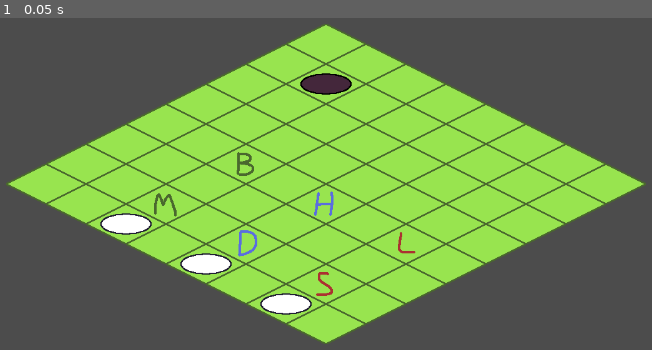
Above: before the commit, frame 1.
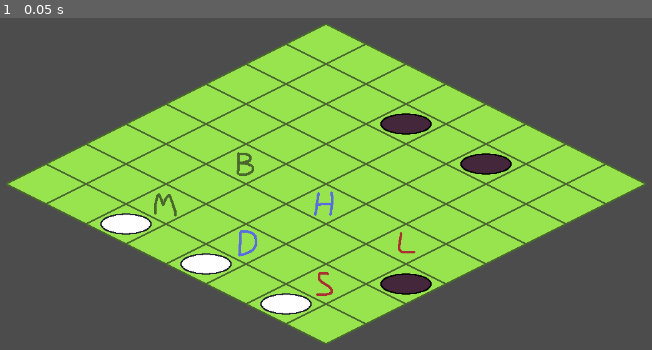
Above: after the commit, the same moment.

Repository: kjh618/gmtk-game-jam-2021
Game: Godot game, scene res://src/level.tscn
Same seed, same stepped clock (60 frames per second), same inputs: the game is played once before the commit and once after it. The project has no main scene, so this scene is started directly.
Inputs:
- Up to frame 1 (0.05 s): no input

The runs differ from the first frame. In frame 1, 1.7% of the frame differs, in the area x 46-79%, y 16-84%.

Commit message:
Add turns

Diff:
--- a/project.godot
+++ b/project.godot
@@ -57,6 +57,11 @@
 "events": [ Object(InputEventKey,"resource_local_to_scene":false,"resource_name":"","device":0,"alt":false,"shift":false,"control":false,"meta":false,"command":false,"pressed":false,"scancode":83,"unicode":0,"echo":false,"script":null)
  ]
 }
+end_turn={
+"deadzone": 0.5,
+"events": [ Object(InputEventKey,"resource_local_to_scene":false,"resource_name":"","device":0,"alt":false,"shift":false,"control":false,"meta":false,"command":false,"pressed":false,"scancode":32,"unicode":0,"echo":false,"script":null)
+ ]
+}
 
 [physics]
 
--- a/src/board.gd
+++ b/src/board.gd
@@ -2,6 +2,8 @@
 
 
 enum ActionType { NOT_SET, MOVE, SKILL }
+
+enum Turn { PLAYER, ENEMY }
 
 
 export var width := 8
@@ -9,9 +11,13 @@
 
 var selected_player: Player = null
 var action_type: int = ActionType.NOT_SET
+var turn: int = Turn.PLAYER
 
 
 func _input(event: InputEvent) -> void:
+    if turn == Turn.ENEMY:
+        return
+
     if event.is_action_released("select"):
         var clicked_board_position: Vector2 = to_board_position(to_local(event.position))
         if !is_in_board(clicked_board_position):
@@ -24,25 +30,34 @@
         elif selected_player != null and action_type != ActionType.NOT_SET:
             match action_type:
                 ActionType.MOVE:
-                    if selected_player.try_move(clicked_board_position) == true:
+                    if selected_player.try_do_action(
+                            Player.ActionType.MOVE,
+                            clicked_board_position) == true:
+                        selected_player.state = Player.State.ACTION_DONE
                         select_player(null)
-                        action_type = ActionType.NOT_SET
                 ActionType.SKILL:
-                    if selected_player.try_do_action(clicked_board_position) == true:
+                    if selected_player.try_do_action(
+                            get_selected_player_action_type(),
+                            clicked_board_position) == true:
+                        selected_player.state = Player.State.ACTION_DONE
                         select_player(null)
-                        action_type = ActionType.NOT_SET
 
     elif event.is_action_pressed("move"):
         if selected_player != null:
             action_type = ActionType.MOVE
             $OverlayTileMap.clear()
-            selected_player.show_move_overlay()
+            selected_player.show_overlay(Player.ActionType.MOVE)
 
     elif event.is_action_pressed("skill"):
         if selected_player != null:
             action_type = ActionType.SKILL
             $OverlayTileMap.clear()
-            selected_player.show_overlay()
+            selected_player.show_overlay(get_selected_player_action_type())
+
+    elif event.is_action_pressed("end_turn"):
+        select_player(null)
+        turn = Turn.ENEMY
+        $Enemies.do_turn()
 
 
 func to_board_position(position: Vector2) -> Vector2:
@@ -54,8 +69,8 @@
 
 
 func is_in_board(board_position: Vector2) -> bool:
-    return 0 <= board_position.x and board_position.x < width and \
-            0 <= board_position.y and board_position.y < height
+    return 0 <= board_position.x and board_position.x < width \
+            and 0 <= board_position.y and board_position.y < height
 
 
 func is_in_square(board_position: Vector2, square_center: Vector2, square_radius: int) -> bool:
@@ -63,30 +78,34 @@
     return abs(center_to_position.x) <= square_radius and abs(center_to_position.y) <= square_radius
 
 
-func get_action_type(board_position: Vector2) -> int:
-    var index: int = $SkillsTileMap.get_cellv(board_position)
-    return 0 if index == TileMap.INVALID_CELL else index
+func is_available(board_position: Vector2) -> bool:
+    return get_player(board_position) == null and get_enemy(board_position) == null
+
+
+func get_selected_player_action_type() -> int:
+    var index: int = $SkillsTileMap.get_cellv(to_board_position(selected_player.position))
+    return Player.ActionType.MOVE if index == TileMap.INVALID_CELL else index
 
 
 func get_player(board_position: Vector2) -> Player:
-    for c in get_children():
-        if c is Player and to_board_position(c.position) == board_position:
-            return c
+    for player in $Players.get_children():
+        if to_board_position(player.position) == board_position:
+            return player
     return null
 
 
 func get_enemy(board_position: Vector2) -> Enemy:
-    for c in get_children():
-        if c is Enemy and to_board_position(c.position) == board_position:
-            return c
+    for enemy in $Enemies.get_children():
+        if to_board_position(enemy.position) == board_position:
+            return enemy
     return null
 
 
 func get_enemies_in_square(square_center: Vector2, square_radius: int) -> Array:
     var enemies := []
-    for c in get_children():
-        if c is Enemy and is_in_square(to_board_position(c.position), square_center, square_radius):
-            enemies.append(c)
+    for enemy in get_children():
+        if is_in_square(to_board_position(enemy.position), square_center, square_radius):
+            enemies.append(enemy)
     return enemies
 
 
@@ -94,19 +113,35 @@
     $OverlayTileMap.set_cellv(board_position, overlay)
 
 
-func set_overlay_in_square(square_center: Vector2, square_radius: int, overlay: int):
+func set_overlay_in_square(
+        square_center: Vector2, square_radius: int,
+        overlay: int,
+        only_set_available: bool = false):
     for x in range(-square_radius, square_radius + 1):
         for y in range(-square_radius, square_radius + 1):
             var v := Vector2(x, y)
             if v == Vector2.ZERO or !is_in_board(square_center + v):
                 continue
+            if only_set_available and !is_available(square_center + v):
+                continue
             set_overlay(square_center + v, overlay)
 
 
 func select_player(player: Player) -> void:
-    if selected_player != null:
+    if player != null and player.state == Player.State.ACTION_DONE:
+        return
+
+    if selected_player != null and selected_player.state == Player.State.SELECTED:
         selected_player.state = Player.State.IDLE
     selected_player = player
     if selected_player != null:
         selected_player.state = Player.State.SELECTED
+
+    action_type = ActionType.NOT_SET
     $OverlayTileMap.clear()
+
+
+func start_player_turn() -> void:
+    for player in $Players.get_children():
+        player.state = Player.State.IDLE
+    turn = Turn.PLAYER
--- a/src/board.tscn
+++ b/src/board.tscn
@@ -1,9 +1,10 @@
-[gd_scene load_steps=8 format=2]
+[gd_scene load_steps=9 format=2]
 
 [ext_resource path="res://assets/tiles.png" type="Texture" id=1]
 [ext_resource path="res://src/board.gd" type="Script" id=2]
 [ext_resource path="res://assets/skills.png" type="Texture" id=3]
 [ext_resource path="res://assets/overlays.png" type="Texture" id=4]
+[ext_resource path="res://src/board_enemies.gd" type="Script" id=5]
 
 [sub_resource type="TileSet" id=1]
 0/name = "tiles.png 0"
@@ -188,3 +189,8 @@
 tile_set = SubResource( 3 )
 cell_size = Vector2( 128, 64 )
 format = 1
+
+[node name="Players" type="Node2D" parent="."]
+
+[node name="Enemies" type="Node2D" parent="."]
+script = ExtResource( 5 )
--- /dev/null
+++ b/src/board_enemies.gd
@@ -0,0 +1,8 @@
+extends Node2D
+
+
+func do_turn() -> void:
+    print("Enemy turn")
+    yield(get_tree().create_timer(0.1), "timeout")
+    print("End enemy turn")
+    get_parent().start_player_turn()
--- a/src/enemy.gd
+++ b/src/enemy.gd
@@ -2,4 +2,10 @@
 class_name Enemy
 
 
-export var health := 100
+export var health := 100 setget set_health
+
+
+func set_health(new_health: int) -> void:
+    health = new_health
+    if (health < 0):
+        queue_free()
--- a/src/level.tscn
+++ b/src/level.tscn
@@ -9,14 +9,22 @@
 [node name="Board" parent="." instance=ExtResource( 1 )]
 position = Vector2( 544, 32 )
 
-[node name="Player" parent="Board" instance=ExtResource( 2 )]
+[node name="Player" parent="Board/Players" index="0" instance=ExtResource( 2 )]
 position = Vector2( -320, 320 )
 
-[node name="Player2" parent="Board" instance=ExtResource( 2 )]
+[node name="Player2" parent="Board/Players" index="1" instance=ExtResource( 2 )]
 position = Vector2( -192, 384 )
 
-[node name="Player3" parent="Board" instance=ExtResource( 2 )]
+[node name="Player3" parent="Board/Players" index="2" instance=ExtResource( 2 )]
 position = Vector2( -64, 448 )
 
-[node name="Enemy" parent="Board" instance=ExtResource( 3 )]
-position = Vector2( 0, 96 )
+[node name="Enemy" parent="Board/Enemies" index="0" instance=ExtResource( 3 )]
+position = Vector2( 128, 416 )
+
+[node name="Enemy2" parent="Board/Enemies" index="1" instance=ExtResource( 3 )]
+position = Vector2( 128, 160 )
+
+[node name="Enemy3" parent="Board/Enemies" index="2" instance=ExtResource( 3 )]
+position = Vector2( 256, 224 )
+
+[editable path="Board"]
--- a/src/player.gd
+++ b/src/player.gd
@@ -15,7 +15,7 @@
 
 enum BoardOverlay { MOVE, ATTACK, DEFENCE }
 
-onready var BOARD := get_parent()
+onready var BOARD := get_parent().get_parent()
 
 
 export var max_move_distance := 2
@@ -36,16 +36,17 @@
             $Sprite.modulate = Color.white
         State.SELECTED:
             $Sprite.modulate = Color.green
+        State.ACTION_DONE:
+            $Sprite.modulate = Color.gray
 
 
-func show_overlay():
-    var board_position: Vector2 = BOARD.to_board_position(position)
-    var action_type: int = BOARD.get_action_type(board_position)
+func show_overlay(action_type: int):
     print("Show overlay: ", action_type)
 
+    var board_position: Vector2 = BOARD.to_board_position(position)
     match action_type:
         ActionType.MOVE:
-            show_move_overlay(board_position)
+            BOARD.set_overlay_in_square(board_position, max_move_distance, BoardOverlay.MOVE, true)
         ActionType.SHORT_ATTACK:
             BOARD.set_overlay_in_square(board_position, short_attack_range, BoardOverlay.ATTACK)
         ActionType.LONG_ATTACK:
@@ -60,19 +61,18 @@
             return
 
 
-func show_move_overlay(board_position: Vector2 = BOARD.to_board_position(position)):
-    print("Show move overlay")
-    BOARD.set_overlay_in_square(board_position, max_move_distance, BoardOverlay.MOVE)
+func try_do_action(action_type: int, target_board_position: Vector2) -> bool:
+    print("Try do action: ", action_type)
 
-
-func try_do_action(target_board_position: Vector2) -> bool:
     var board_position: Vector2 = BOARD.to_board_position(position)
-    var action_type: int = BOARD.get_action_type(board_position)
-    print("Try do action: ", action_type)
 
     match action_type:
         ActionType.MOVE:
-            return try_move(target_board_position)
+            if !BOARD.is_in_square(target_board_position, board_position, max_move_distance) \
+                    or !BOARD.is_available(target_board_position):
+                return false
+            position = BOARD.to_local_position(target_board_position)
+
         ActionType.SHORT_ATTACK:
             if !BOARD.is_in_square(target_board_position, board_position, short_attack_range):
                 return false
@@ -80,6 +80,7 @@
             if enemy == null:
                 return false
             enemy.health -= short_attack_damage
+
         ActionType.LONG_ATTACK:
             if !BOARD.is_in_square(target_board_position, board_position, long_attack_range):
                 return false
@@ -87,23 +88,17 @@
             if enemy == null:
                 return false
             enemy.health -= long_attack_damage
+
         ActionType.DEFEND:
             defence += 10
+
         ActionType.HEAL:
             health += 10
+
         ActionType.MOVE_STRAIGHT:
             return false
+
         ActionType.BUFF_MOVES:
             return false
+
     return true
-
-
-func try_move(target_board_position: Vector2) -> bool:
-    var board_position: Vector2 = BOARD.to_board_position(position)
-    print("Try move: ", board_position, " -> ", target_board_position)
-
-    if !BOARD.is_in_square(target_board_position, board_position, max_move_distance):
-        return false
-
-    position = BOARD.to_local_position(target_board_position)
-    return true
